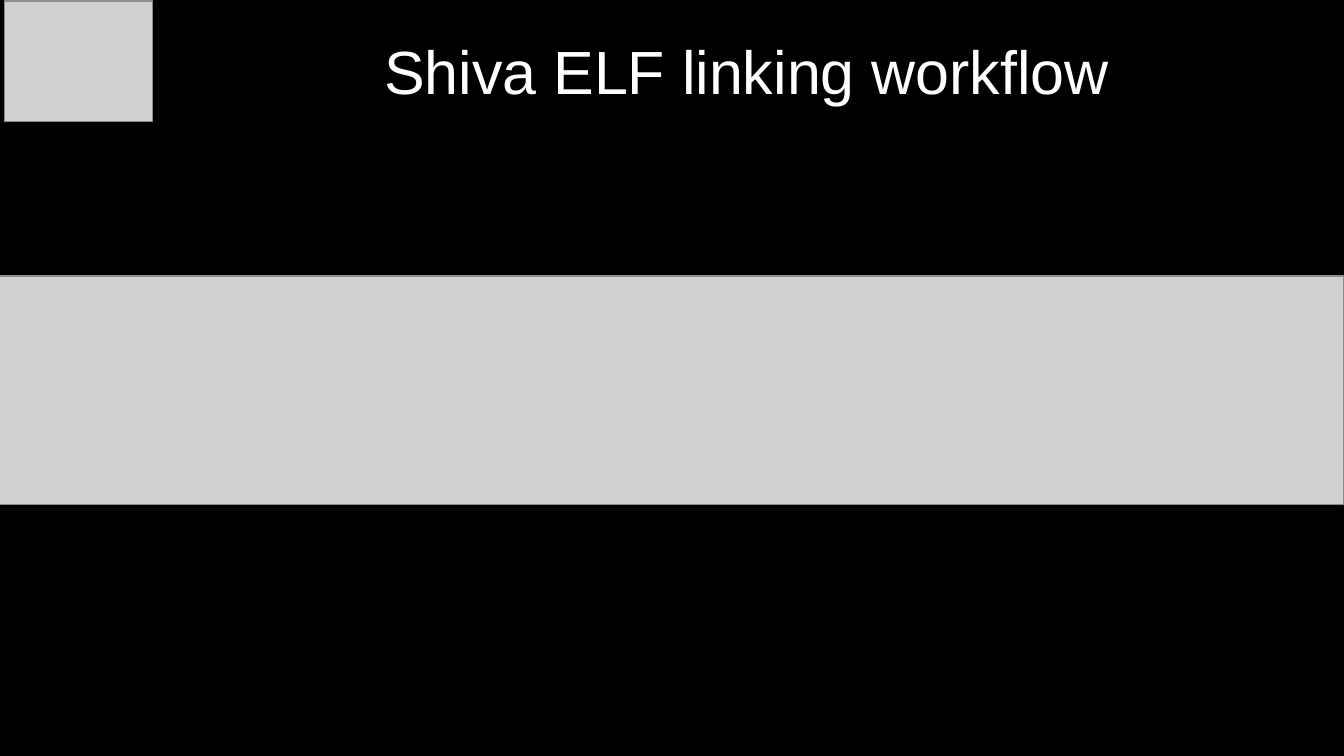
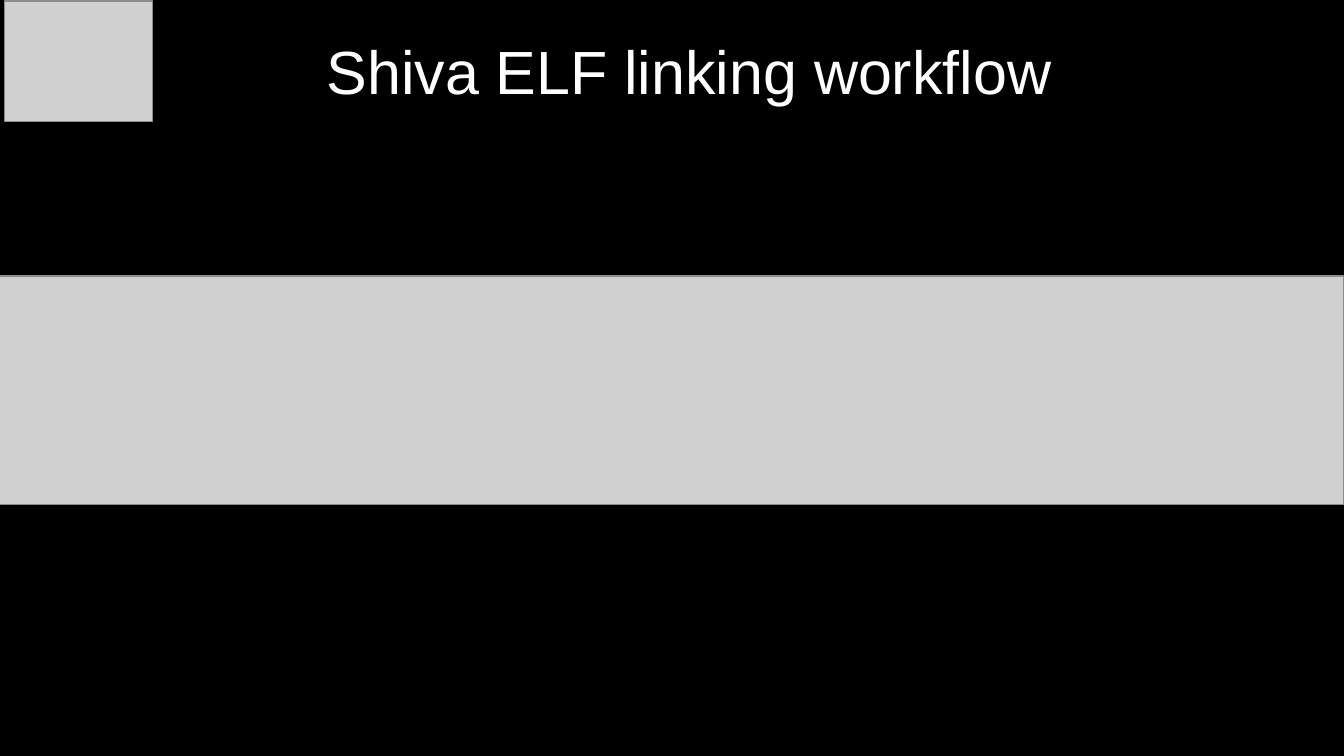
Before and after one commit to elfmaster/shiva_presentations, a slide deck: slide 6 of shiva-presentation-ais-darpa-oct-2023.odp. Drawn at 1344x756 pixels with LibreOffice and Linux fonts; fonts in the diff are those of the drawing; grey boxes stand for pictures. Boxes give left, top, right and bottom in pixels: in the first picture for what was removed or moved away, otherwise in the second. Text is boxed around its words. In the diff, an @@ line names an element or a change of style, - is before the commit and + after.

```diff
--- a/shiva-presentation-ais-darpa-oct-2023.odp
+++ b/shiva-presentation-ais-darpa-oct-2023.odp
@@ text "Shiva ELF linking workflow": place and size @@
-text "Shiva ELF linking workflow" at [384,49,1109,105]
+text "Shiva ELF linking workflow" at [327,49,1051,105]
```
Also in this commit, not shown: 4 other slides changed, 6 slides added.
